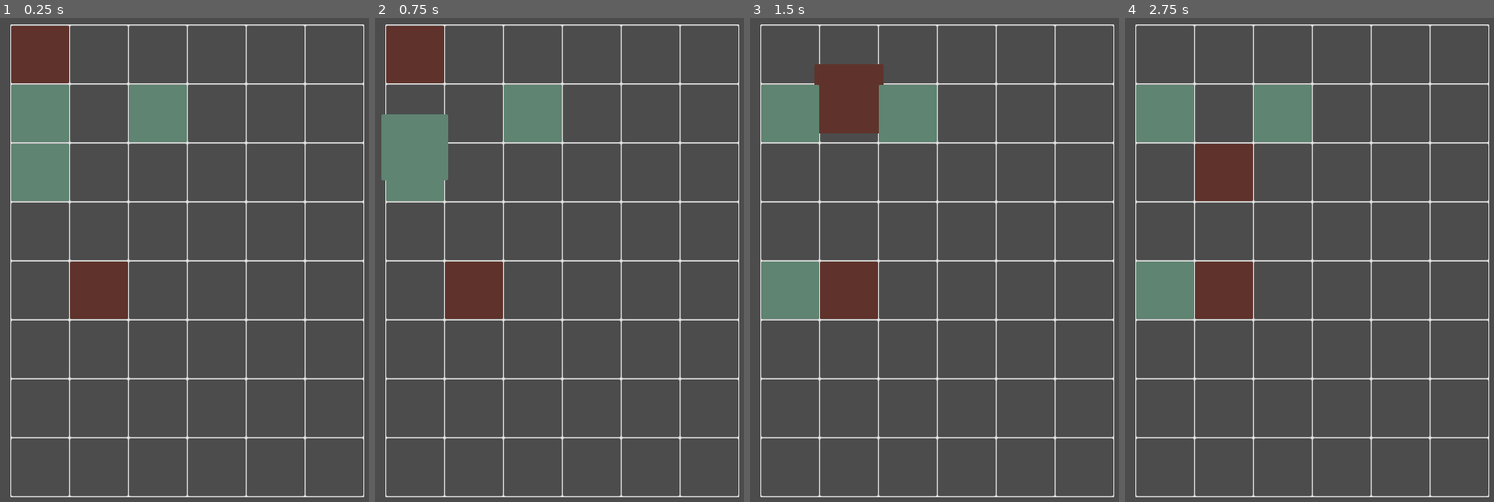
Above: before the commit, frames 1-4 (left to right).
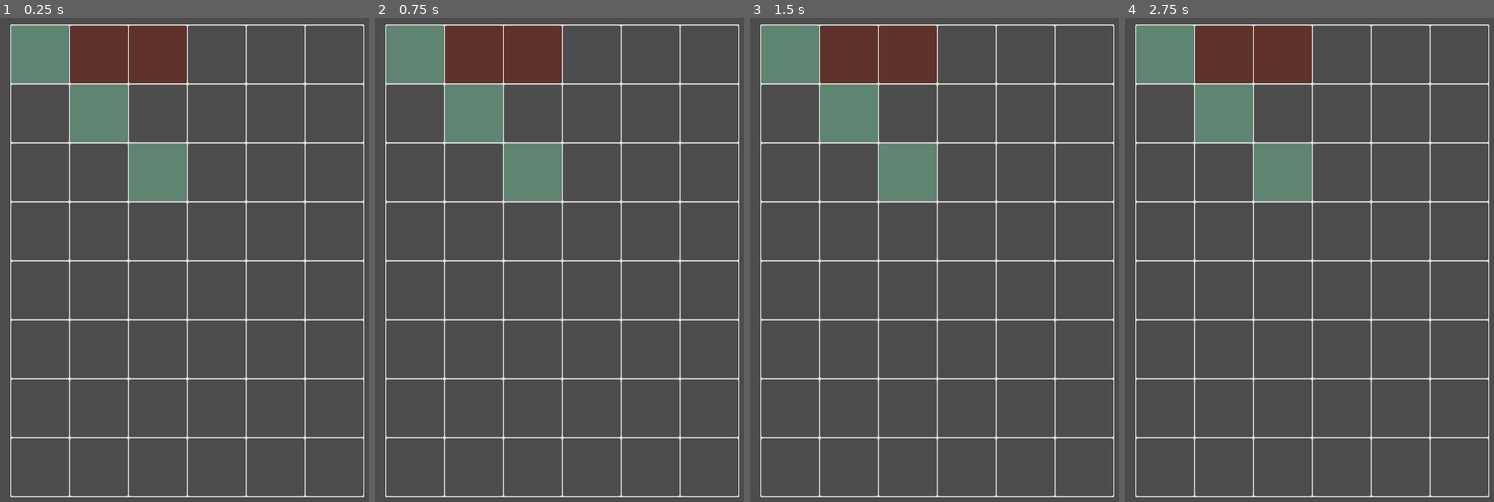
Above: after the commit, the same moments.

Repository: ax9880/genso-battle
Game: Godot game, scene res://Main.tscn
Same seed, same stepped clock (60 frames per second), same inputs: the game is played once before the commit and once after it.
Inputs (mouse positions are in pixels of both pictures, inside the frame that each line leads up to):
- Up to frame 1 (0.25 s): no input
- Up to frame 2 (0.75 s): tap Enter at 0.5 s; drag from (415, 114) to (415, 289) at 0.52 s
- Up to frame 3 (1.5 s): drag from (908, 114) to (790, 56) at 1.27 s
- Up to frame 4 (2.75 s): move the mouse to (1165, 114) at 2.02 s; click (1165, 114) at 2.17 s

The runs differ from the first frame. In frame 1, 17% of the frame differs, in the area x 3-51%, y 1-63%; in frame 2, 16%; in frame 3, 16%; in frame 4, 19%.

Commit message:
Ignoring errors

Diff:
--- a/AttackEffect.gd
+++ b/AttackEffect.gd
@@ -17,17 +17,17 @@
 	$AnimatedSprite.play("default")
 	$AnimatedSprite.rotation_degrees = random.randf_range(0, 360)
 
-	tween.interpolate_property(label_container, "position",
+	var _error = tween.interpolate_property(label_container, "position",
 				label_container.position, target_position.position,
 				float_duration_seconds,
 				Tween.TRANS_LINEAR)
 
-	tween.interpolate_property(self, "modulate",
+	_error = tween.interpolate_property(self, "modulate",
 				label_container.modulate, Color.transparent,
 				float_duration_seconds * 0.75,
 				Tween.TRANS_LINEAR)
 
-	tween.start()
+	_error = tween.start()
 
 
 func set_value(value: int) -> void:
--- a/Grid.gd
+++ b/Grid.gd
@@ -76,8 +76,8 @@
 	cell.position = _cell_coordinates_to_cell_origin(cell_coordinates)
 	cell.coordinates = cell_coordinates
 
-	cell.connect("area_entered", self, "_on_CellArea2D_area_entered", [cell])
-	cell.connect("area_exited", self, "_on_CellArea2D_area_exited", [cell])
+	var _error = cell.connect("area_entered", self, "_on_CellArea2D_area_entered", [cell])
+	_error = cell.connect("area_exited", self, "_on_CellArea2D_area_exited", [cell])
 
 	return cell
 
@@ -86,9 +86,9 @@
 	for unit in $Units.get_children():
 		_assign_unit_to_cell(unit)
 
-		unit.connect("picked_up", self, "_on_Unit_picked_up")
-		unit.connect("released", self, "_on_Unit_released")
-		unit.connect("snapped_to_grid", self, "_on_Unit_snapped_to_grid")
+		var _error = unit.connect("picked_up", self, "_on_Unit_picked_up")
+		_error = unit.connect("released", self, "_on_Unit_released")
+		_error = unit.connect("snapped_to_grid", self, "_on_Unit_snapped_to_grid")
 
 		unit.faction = Unit.PLAYER_FACTION
 
@@ -187,9 +187,10 @@
 func _on_Unit_picked_up(unit: Unit) -> void:
 	_update_active_unit(unit)
 
-	for other_unit in $Units.get_children():
-		if other_unit != unit:
-			other_unit.disable_selection_area()
+	if current_turn == Turn.PLAYER:
+		for other_unit in $Units.get_children():
+			if other_unit != unit:
+				other_unit.disable_selection_area()
 
 
 func _on_Enemy_started_moving(enemy: Unit) -> void:
@@ -253,10 +254,6 @@
 
 		# TODO: execute enemy pincers
 		_execute_pincers()
-
-		print(pincer_queue.size())
-
-		#_start_enemy_turn()
 	else:
 		# Do nothing
 		_start_player_turn()
--- a/Main.tscn
+++ b/Main.tscn
@@ -96,10 +96,10 @@
 }
 
 [node name="Enemy" parent="Grid/Enemies" instance=ExtResource( 3 )]
-position = Vector2( 56, 48 )
+position = Vector2( 152, 56 )
 
 [node name="Enemy2" parent="Grid/Enemies" instance=ExtResource( 3 )]
-position = Vector2( 144, 440 )
+position = Vector2( 256, 48 )
 
 [node name="Units" type="Node2D" parent="Grid"]
 __meta__ = {
@@ -107,13 +107,13 @@
 }
 
 [node name="Unit" parent="Grid/Units" instance=ExtResource( 2 )]
-position = Vector2( 64, 152 )
+position = Vector2( 64, 64 )
 
 [node name="Unit2" parent="Grid/Units" instance=ExtResource( 2 )]
-position = Vector2( 248, 152 )
+position = Vector2( 240, 248 )
 
 [node name="Unit3" parent="Grid/Units" instance=ExtResource( 2 )]
-position = Vector2( 56, 256 )
+position = Vector2( 152, 152 )
 
 [node name="Attacker" parent="Grid" instance=ExtResource( 7 )]
 __meta__ = {
